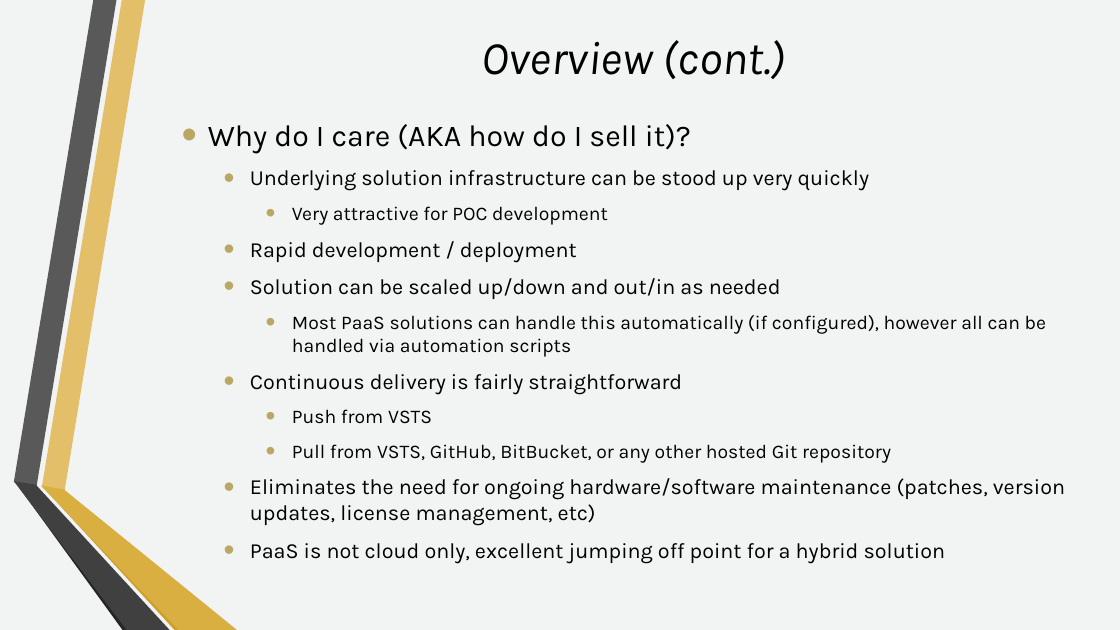
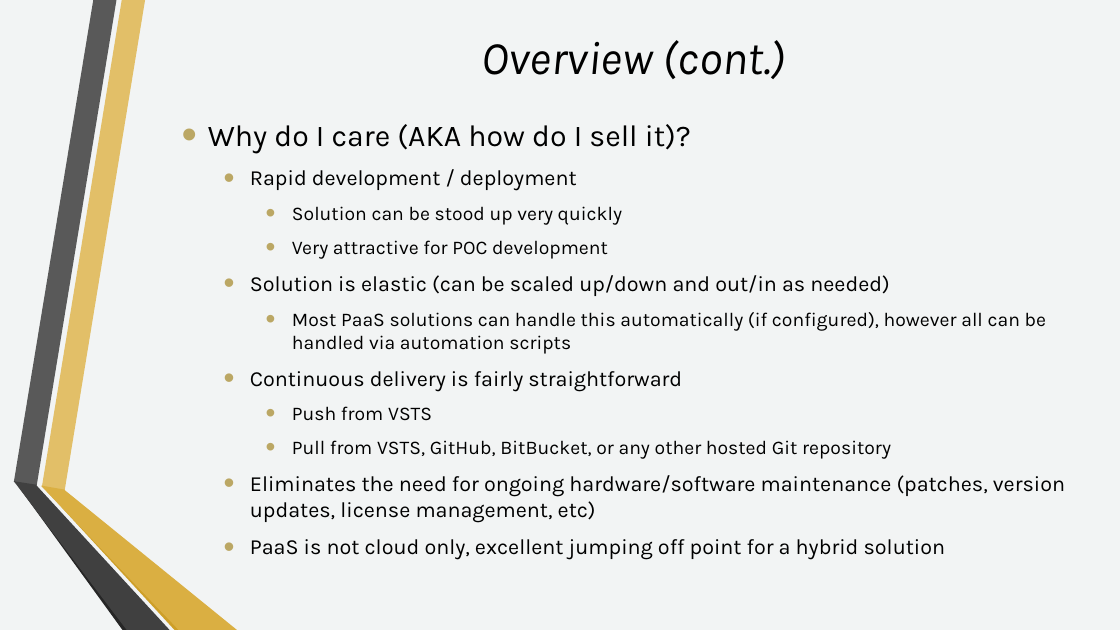
Before and after one commit to jglisson/IAOneDay, a slide deck: slide 6 of Docs/IA_OneDay_Azure.pptx. Drawn at 1120x630 pixels with LibreOffice and Linux fonts; fonts in the diff are those of the drawing; background and template pictures are left out. Boxes give left, top, right and bottom in pixels: in the first picture for what was removed or moved away, otherwise in the second. Text is boxed around its words. In the diff, an @@ line names an element or a change of style, - is before the commit and + after.

Commit message:
Updated presentation

```diff
--- a/Docs/IA_OneDay_Azure.pptx
+++ b/Docs/IA_OneDay_Azure.pptx
@@ text at [250, 170, 622, 225]: text changed; size 18.5 to 16.6 pt @@
-  • Underlying solution infrastructure can be stood up very quickly
+  • Rapid development / deployment
+    • Solution can be stood up very quickly
@@ text at [250, 275, 889, 296]: text changed @@
-  • Rapid development / deployment
-  • Solution can be scaled up/down and out/in as needed
+  • Solution is elastic (can be scaled up/down and out/in as needed)
```
Also in this commit, not shown: 4 other slides changed, 1 slide removed.
